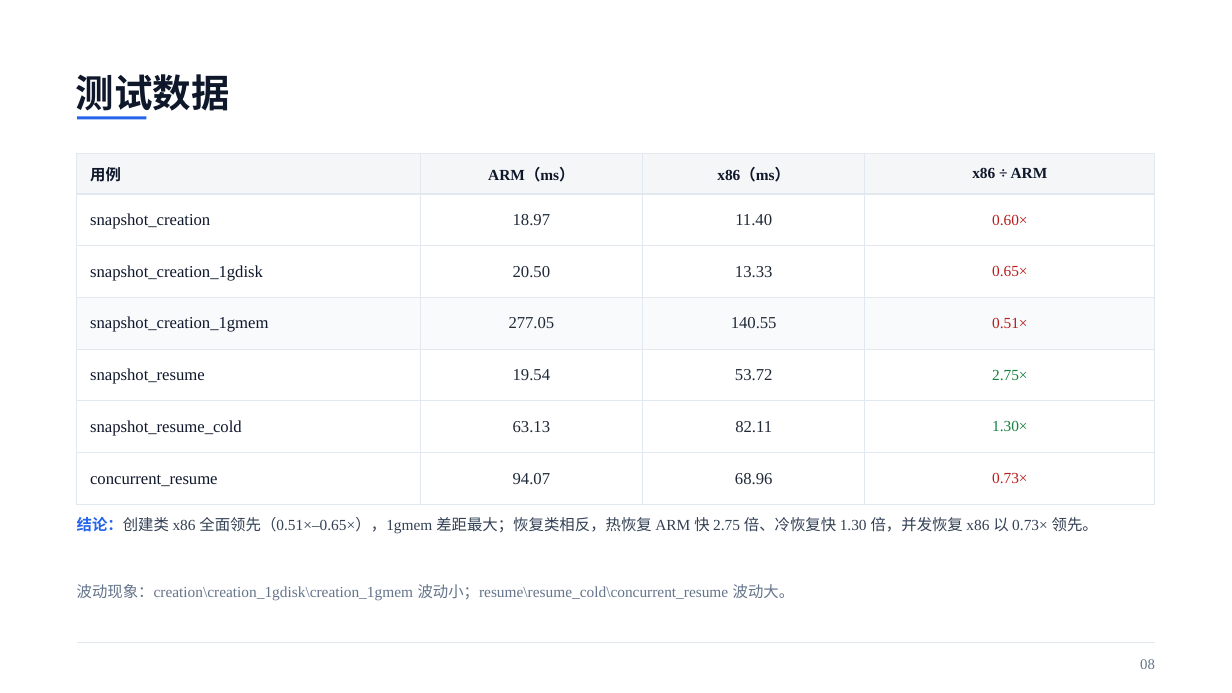
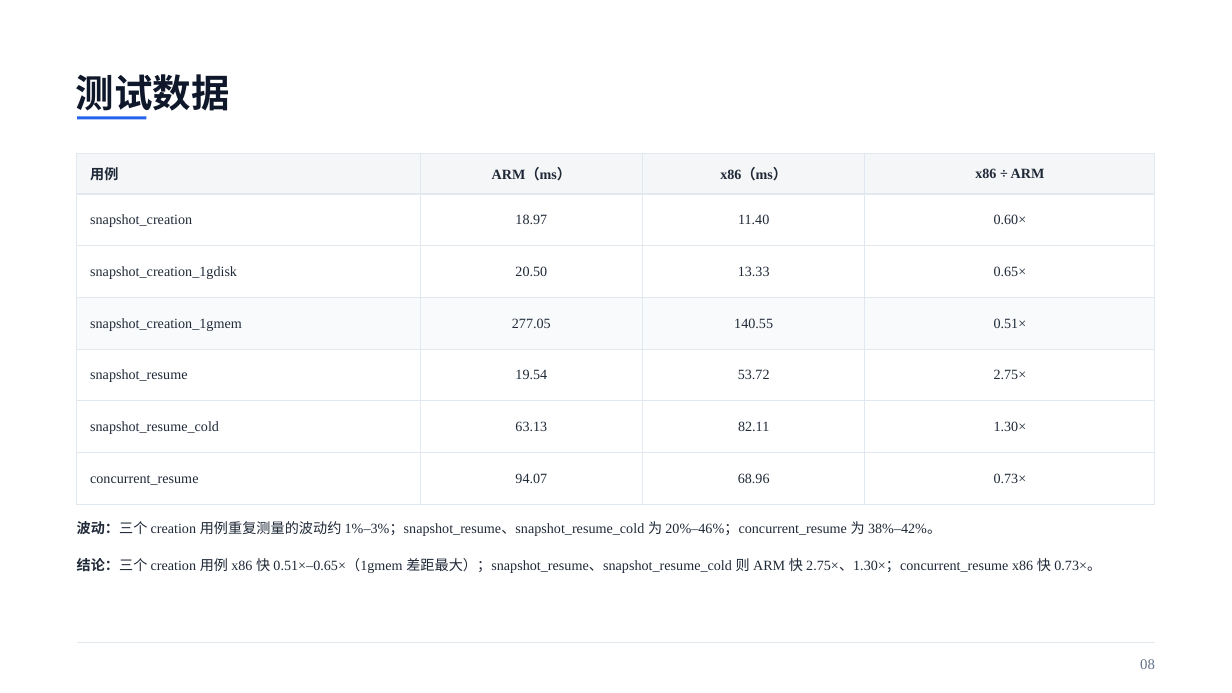
Before and after one commit to liushiqin-647/aenv, a slide deck: slide 8 of agentenv_20261102_polished.pptx. Drawn at 1232x693 pixels with LibreOffice and Linux fonts; fonts in the diff are those of the drawing. Boxes give left, top, right and bottom in pixels: in the first picture for what was removed or moved away, otherwise in the second. Text is boxed around its words. In the diff, an @@ line names an element or a change of style, - is before the commit and + after.

```diff
--- a/agentenv_20261102_polished.pptx
+++ b/agentenv_20261102_polished.pptx
@@ table at box(77, 153, 1156, 505) @@
@@ size 12 to 11 pt, text colour #0F172A to #1F2937 in "用例", "ARM（ms）", "x86（ms）", "x86 ÷ ARM" and 6 more places @@
@@ size 13 to 11 pt in "snapshot_creation", "18.97", "11.40", "snapshot_creation_1gdisk" and 14 more places @@
@@ text colour #B91C1C to #1F2937 in "0.60×", "0.65×", "0.51×", "0.73×" @@
@@ text colour #15803D to #1F2937 in "2.75×", "1.30×" @@
@@ text at box(77, 521, 941, 536): text changed; size 12 to 11 pt; text colour #64748B to #1F2937 @@
-波动现象：creation\creation_1gdisk\creation_1gmem 波动小；resume\resume_cold\concurrent_resume 波动大。
+波动：三个 creation 用例重复测量的波动约 1%–3%；snapshot_resume、snapshot_resume_cold 为 20%–46%；concurrent_resume 为 38%–42%。
@@ text at box(77, 558, 1101, 573): text changed; size 12 to 11 pt; text colour #334155 to #1F2937 @@
-结论：创建类 x86 全面领先（0.51×–0.65×），1gmem 差距最大；恢复类相反，热恢复 ARM 快 2.75 倍、冷恢复快 1.30 倍，并发恢复 x86 以 0.73× 领先。
+结论：三个 creation 用例 x86 快 0.51×–0.65×（1gmem 差距最大）；snapshot_resume、snapshot_resume_cold 则 ARM 快 2.75×、1.30×；concurrent_resume x86 快 0.73×。
```
Also in this commit, not shown: 13 other slides changed.
